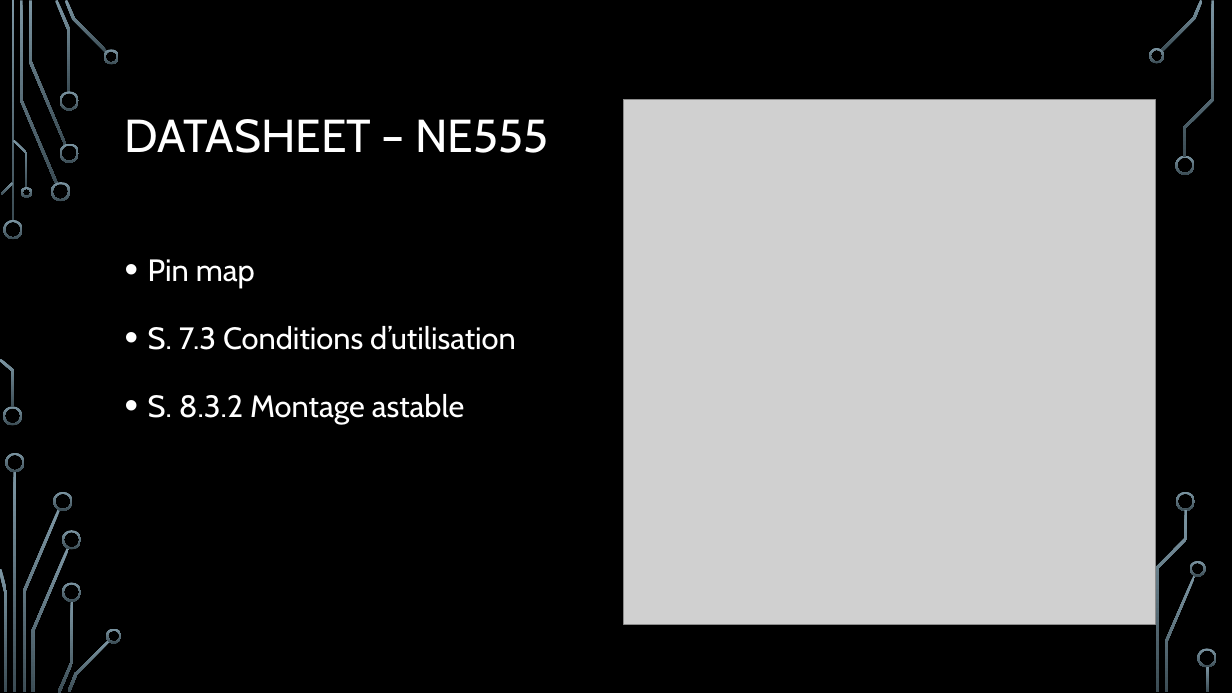
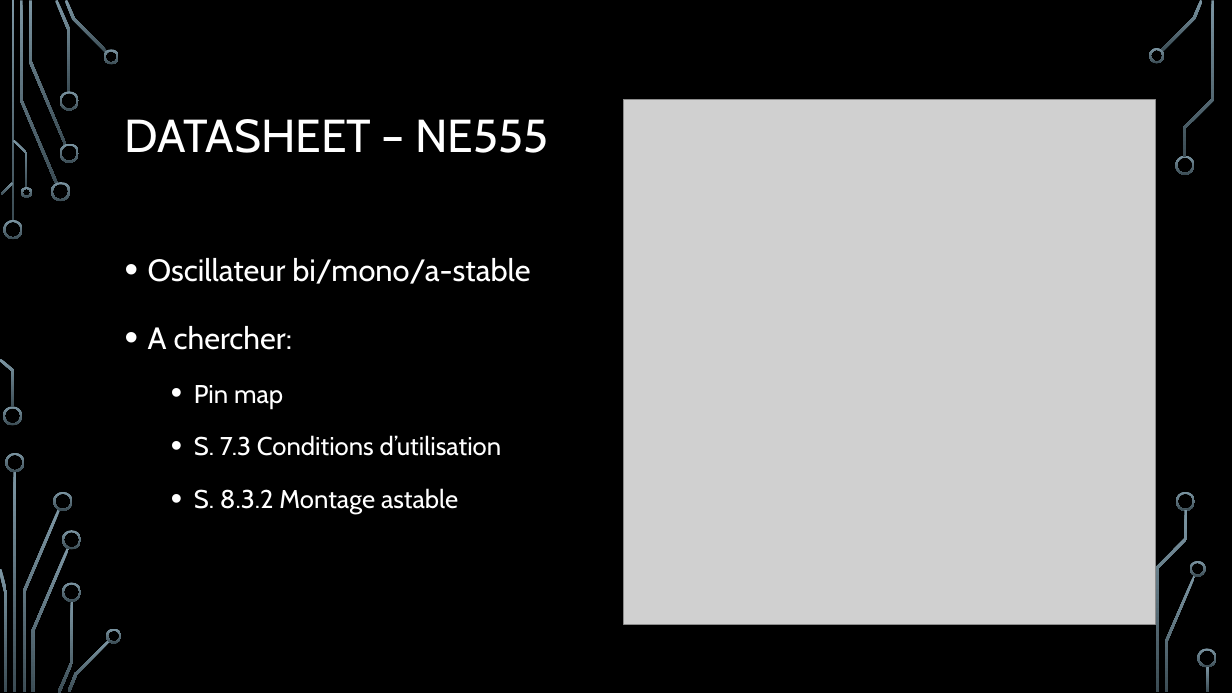
Before and after one commit to robotronik/conferences, a slide deck: slide 10 of Conc_elec/pres/Conception_Elec.pptx (slide 9 before the commit). Drawn at 1232x693 pixels with LibreOffice and Linux fonts; fonts in the diff are those of the drawing; grey boxes stand for pictures; background and template pictures are left out. Boxes give left, top, right and bottom in pixels: in the first picture for what was removed or moved away, otherwise in the second. Text is boxed around its words. In the diff, an @@ line names an element or a change of style, - is before the commit and + after.

```diff
--- a/Conc_elec/pres/Conception_Elec.pptx
+++ b/Conc_elec/pres/Conception_Elec.pptx
@@ text at (148, 258, 530, 350): paragraphs added @@
+• Oscillateur bi/mono/a-stable
+• A chercher:
@@ text at (194, 385, 502, 514): size 24 to 20 pt in "Pin map", "S. 7.3 Conditions d’utilisation", "S. 8.3.2 Montage astable"; list level 1 to 2 in "Pin map"; list level 1 to 2 in "S. 7.3 Conditions d’utilisation"; list level 1 to 2 in "S. 8.3.2 Montage astable" @@
```
Also in this commit, not shown: 19 other slides changed, 9 slides added.
